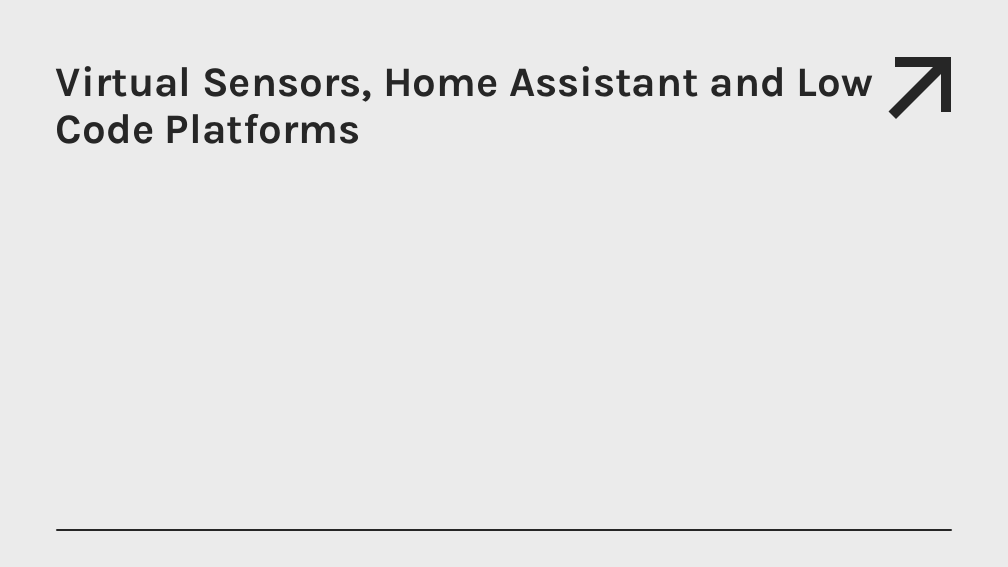
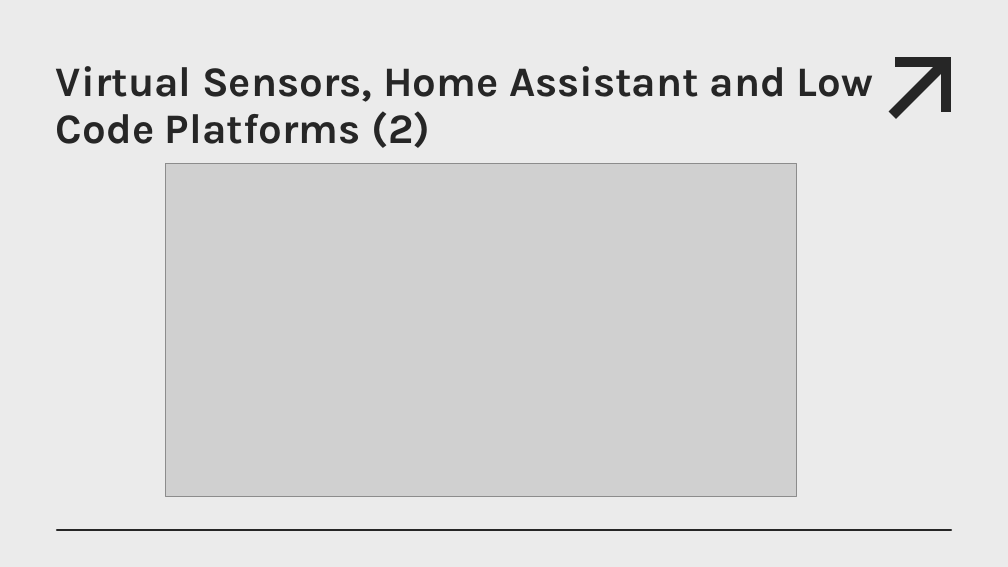
Before and after one commit to jimfil/smartWasteBinProject, a slide deck: slide 8 of presentation/team05_presentation.pptx (slide 7 before the commit). Drawn at 1008x567 pixels with LibreOffice and Linux fonts; fonts in the diff are those of the drawing; grey boxes stand for pictures. Boxes give left, top, right and bottom in pixels: in the first picture for what was removed or moved away, otherwise in the second. Text is boxed around its words. In the diff, an @@ line names an element or a change of style, - is before the commit and + after.

Commit message:
new presentation

```diff
--- a/presentation/team05_presentation.pptx
+++ b/presentation/team05_presentation.pptx
@@ title at [56,66,873,148]: text changed @@
-Virtual Sensors, Home Assistant and Low Code Platforms
+Virtual Sensors, Home Assistant and Low Code Platforms (2)
@@ picture added at [165,163,796,496] @@
```
Also in this commit, not shown: 4 other slides changed, 3 slides added, 1 slide removed.
